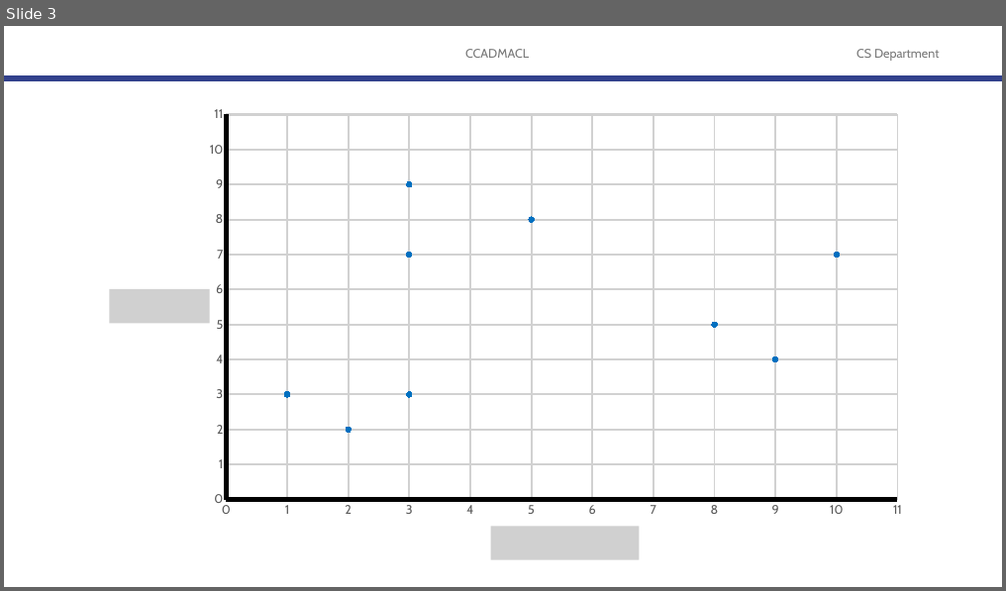
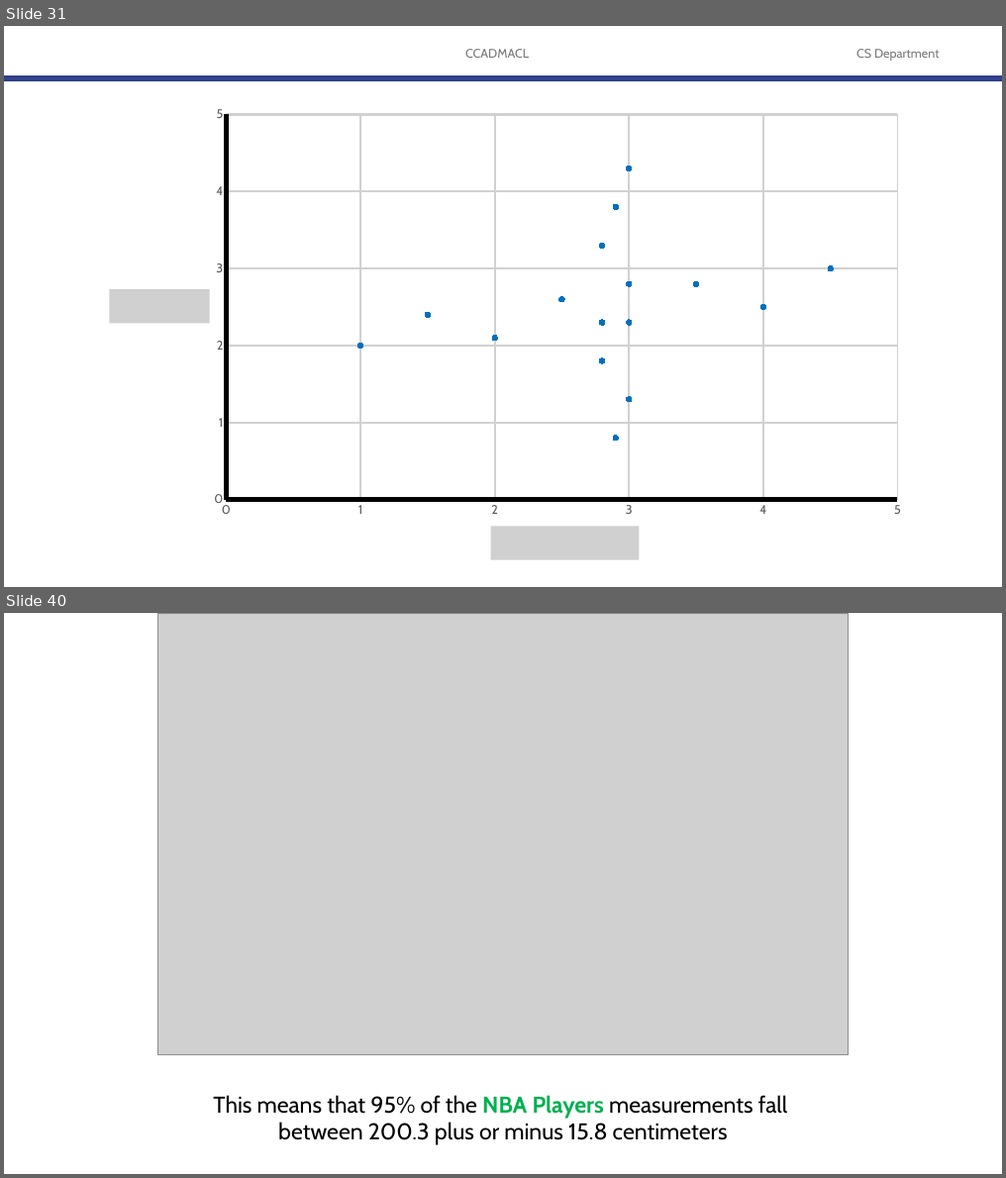
Before and after one commit to robitussin/CCADMACL, a slide deck: 8 - Gaussian Mixture Models/Introduction to Gaussian Mixture Models.pptx. Shown one above the other, each under a label of ours: slide 3 before the commit, slides 31 and 40 after it; the slides between them are not shown. The pictures are 1006x591 and 1006x1178 pixels, drawn with LibreOffice and Linux fonts; fonts in the diff are those of the drawing; grey boxes stand for pictures; background and template pictures are left out. Boxes give left, top, right and bottom in pixels: in the first picture for what was removed or moved away, otherwise in the second. Text is boxed around its words. In the diff, an @@ line names an element or a change of style, - is before the commit and + after.

```diff
--- a/8 - Gaussian Mixture Models/Introduction to Gaussian Mixture Models.pptx
+++ b/8 - Gaussian Mixture Models/Introduction to Gaussian Mixture Models.pptx
@@ slide 40 added at [4,613,1002,1174], background #FFFFFF @@
@@ picture added at [157,613,848,1056] @@
@@ text added at [213,1095,787,1146], 22 pt, text #000000 @@
+This means that 95% of the NBA Players measurements fall
+between 200.3 plus or minus 15.8 centimeters
@@ what was slide 3 is now slide 31 @@
@@ slide 31 changed as well @@
@@ scatter chart at [200,107,911,535] @@
-Series 1: (1, 3), (2, 2), (5, 8), (8, 5), (3, 9), (10, 7), (3, 3), (9, 4), (3, 7), (-, -), (-, -), (-, -), (-, -), (-, -), (-, -), (-, -), (-, -)
+Series 1: (1, 2), (1.5, 2.4), (2, 2.1), (2.5, 2.6), (3, 2.3), (3.5, 2.8), (4, 2.5), (4.5, 3), (2.9, 0.8), (3, 1.3), (2.8, 1.8), (2.8, 2.3), (3, 2.8), (2.8, 3.3), (2.9, 3.8), (3, 4.3), (-, -)
-Series 2: (1, -), (2, -), (5, -), (8, -), (3, -), (10, -), (3, -), (9, -), (3, -), (-, -), (-, -), (-, -), (-, -), (-, -), (-, -), (-, -), (-, -)
+Series 2: (1, -), (1.5, -), (2, -), (2.5, -), (3, -), (3.5, -), (4, -), (4.5, -), (2.9, -), (3, -), (2.8, -), (2.8, -), (3, -), (2.8, -), (2.9, -), (3, -), (-, -)
@@ category axis changed @@
@@ value axis changed @@
```
Also in this commit, not shown: 2 other slides changed, 45 other slides added, 1 other file.
